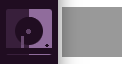
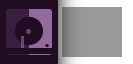
Comparing the layer stacks of the two 133x64 images. Changes:
painted on "sidebar shadow" over [58, 0, 81, 64]
